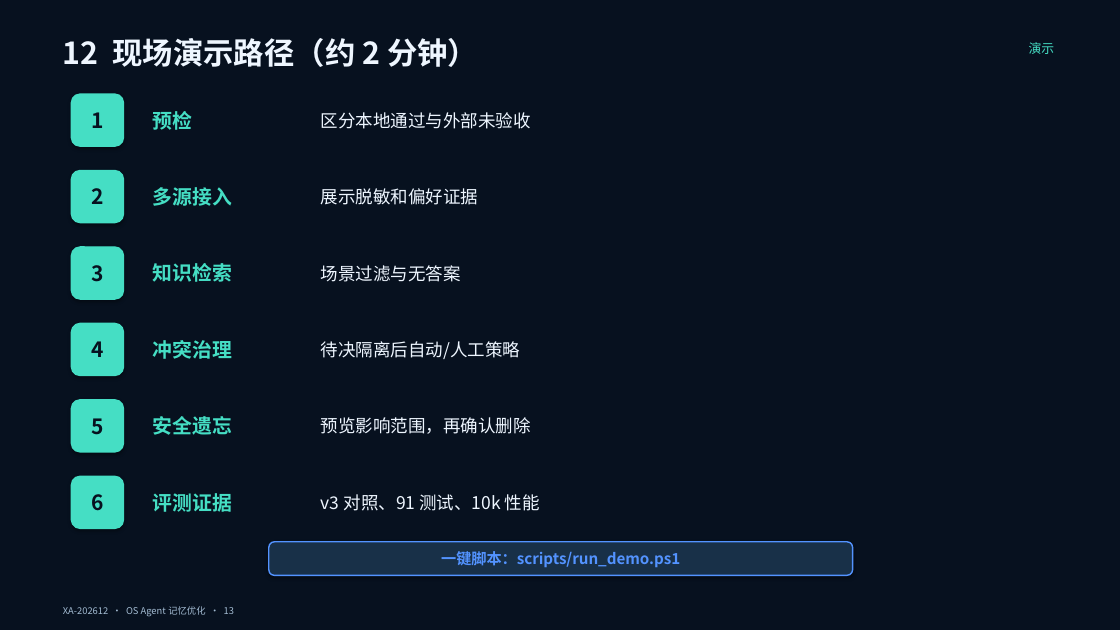
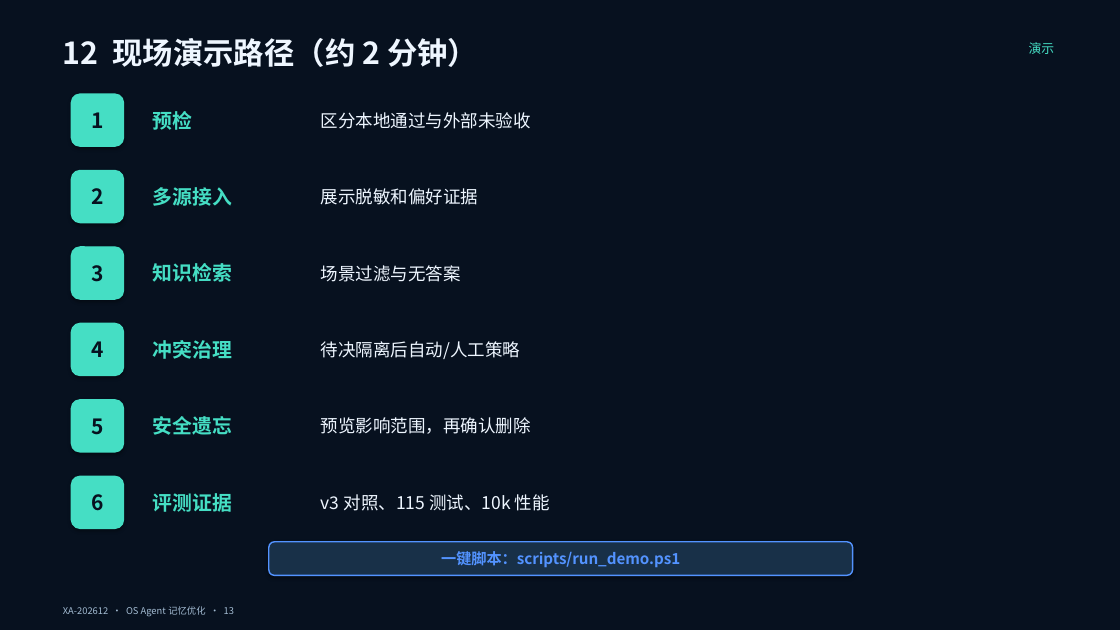
Before and after one commit to chanehwibo/tiaobei, a slide deck: slide 13 of deliverables/ppt/OS_Agent_记忆优化_答辩稿.pptx. Drawn at 1120x630 pixels with LibreOffice and Linux fonts; fonts in the diff are those of the drawing. Boxes give left, top, right and bottom in pixels: in the first picture for what was removed or moved away, otherwise in the second. Text is boxed around its words. In the diff, an @@ line names an element or a change of style, - is before the commit and + after.

```diff
--- a/deliverables/ppt/OS_Agent_记忆优化_答辩稿.pptx
+++ b/deliverables/ppt/OS_Agent_记忆优化_答辩稿.pptx
@@ text at box(321, 494, 550, 511): text changed @@
-v3 对照、91 测试、10k 性能
+v3 对照、115 测试、10k 性能
```
Also in this commit, not shown: 4 other slides changed, 1 slide added, 1 slide removed, 36 other files.
